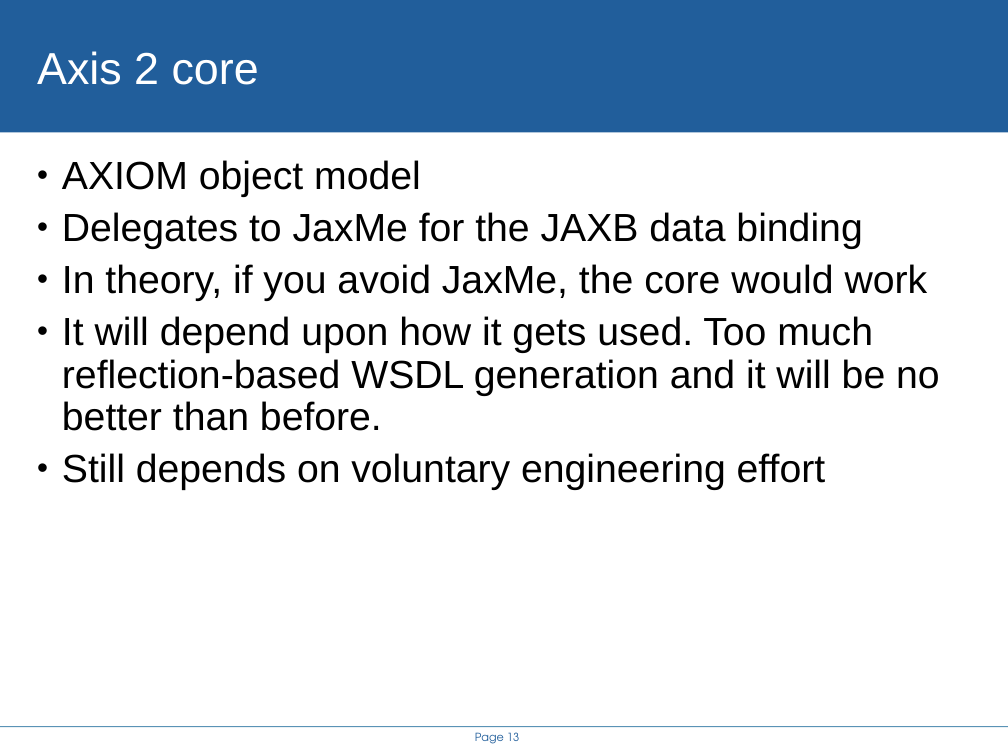
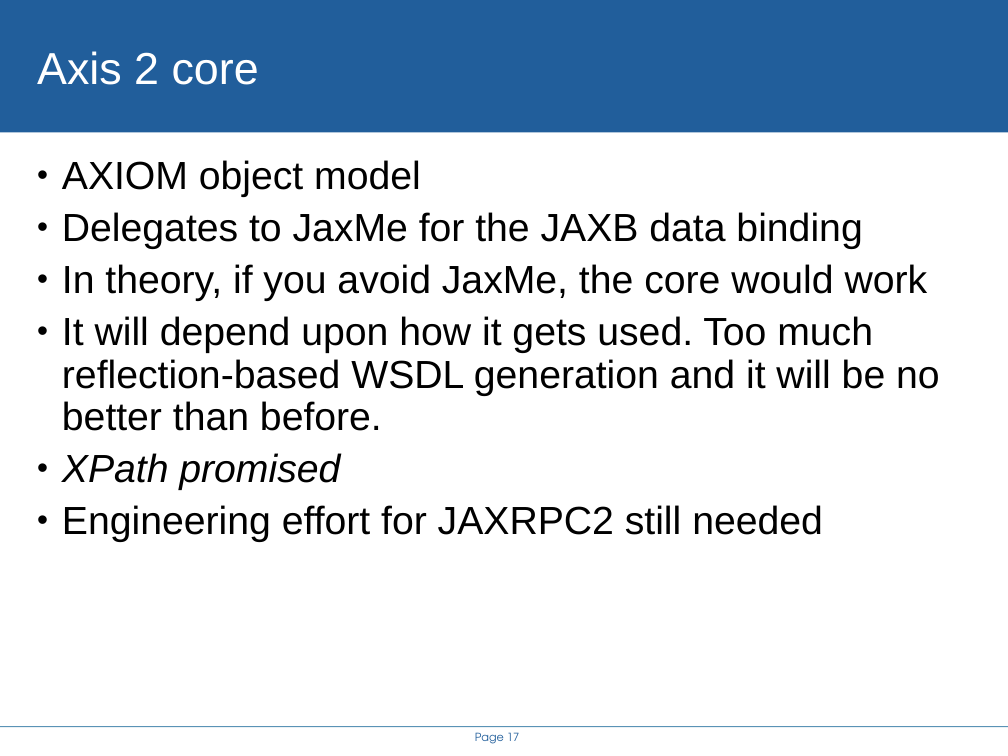
Before and after one commit to steveloughran/smartfrog, a slide deck: slide 17 of projects/alpine/doc/icws2005/rethinking_the_java_SOAP_stack.ppt (slide 13 before the commit). Drawn at 1008x756 pixels with LibreOffice and Linux fonts; fonts in the diff are those of the drawing; background and template pictures are left out. Boxes give left, top, right and bottom in pixels: in the first picture for what was removed or moved away, otherwise in the second. Text is boxed around its words. In the diff, an @@ line names an element or a change of style, - is before the commit and + after.

```diff
--- a/projects/alpine/doc/icws2005/rethinking_the_java_SOAP_stack.ppt
+++ b/projects/alpine/doc/icws2005/rethinking_the_java_SOAP_stack.ppt
@@ text at (x1=62, y1=453, x2=823, y2=542): text changed @@
-• Still depends on voluntary engineering effort
+• XPath promised
+• Engineering effort for JAXRPC2 still needed
@@ page number at (x1=475, y1=732, x2=519, y2=744): text changed @@
-Page 13
+Page 17
```
Also in this commit, not shown: 8 other slides changed, 6 slides added, 2 slides removed, 14 other files.
